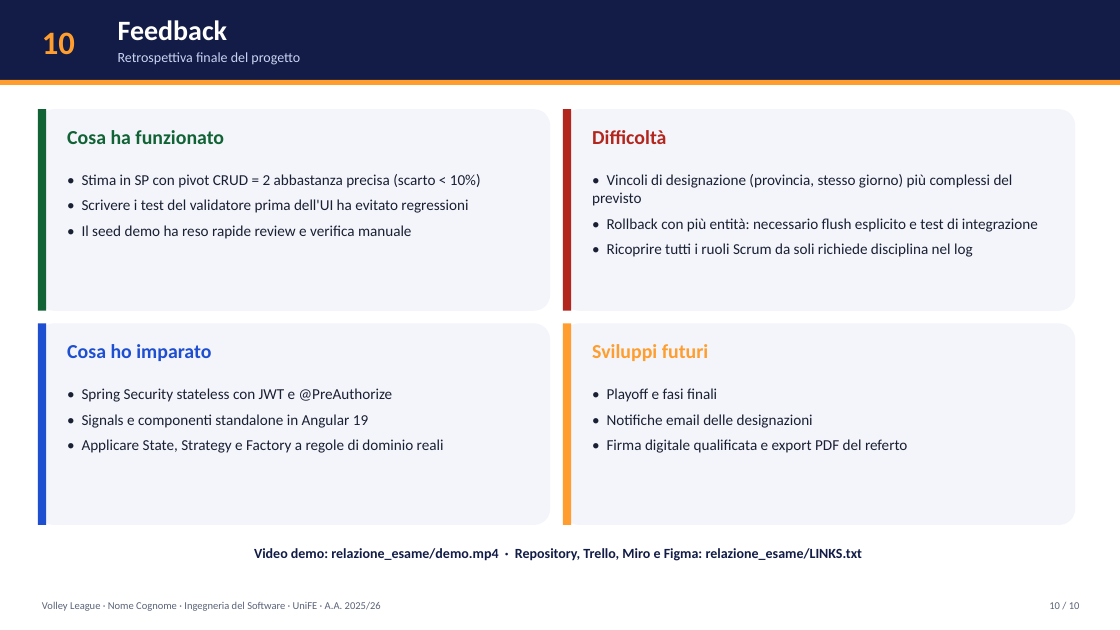
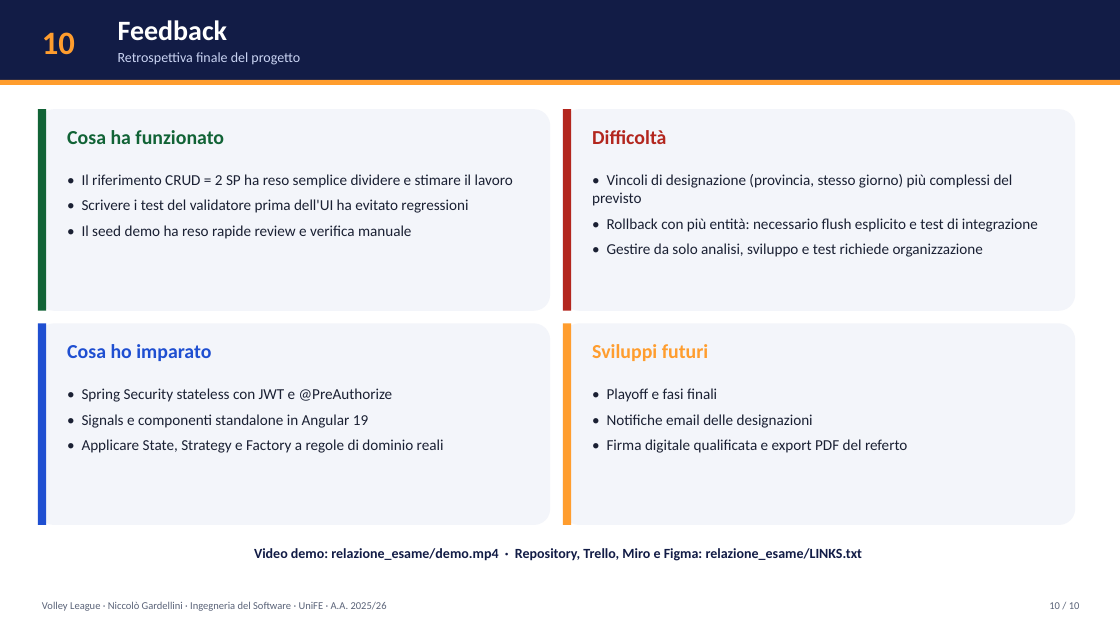
Before and after one commit to niccologardellini/volley-league-backend, a slide deck: slide 10 of relazione_esame/Relazione_VolleyLeague.pptx. Drawn at 1120x630 pixels with LibreOffice and Linux fonts; fonts in the diff are those of the drawing. Boxes give left, top, right and bottom in pixels: in the first picture for what was removed or moved away, otherwise in the second. Text is boxed around its words. In the diff, an @@ line names an element or a change of style, - is before the commit and + after.

```diff
--- a/relazione_esame/Relazione_VolleyLeague.pptx
+++ b/relazione_esame/Relazione_VolleyLeague.pptx
@@ text at [82, 174, 513, 188]: text changed @@
-• Stima in SP con pivot CRUD = 2 abbastanza precisa (scarto < 10%)
+• Il riferimento CRUD = 2 SP ha reso semplice dividere e stimare il lavoro
@@ text at [607, 243, 983, 257]: text changed @@
-• Ricoprire tutti i ruoli Scrum da soli richiede disciplina nel log
+• Gestire da solo analisi, sviluppo e test richiede organizzazione
@@ text at [42, 601, 387, 611]: text changed @@
-Volley League · Nome Cognome · Ingegneria del Software · UniFE · A.A. 2025/26
+Volley League · Niccolò Gardellini · Ingegneria del Software · UniFE · A.A. 2025/26
```
Also in this commit, not shown: 8 other slides changed, 1 slide added, 1 slide removed, 14 other files.
